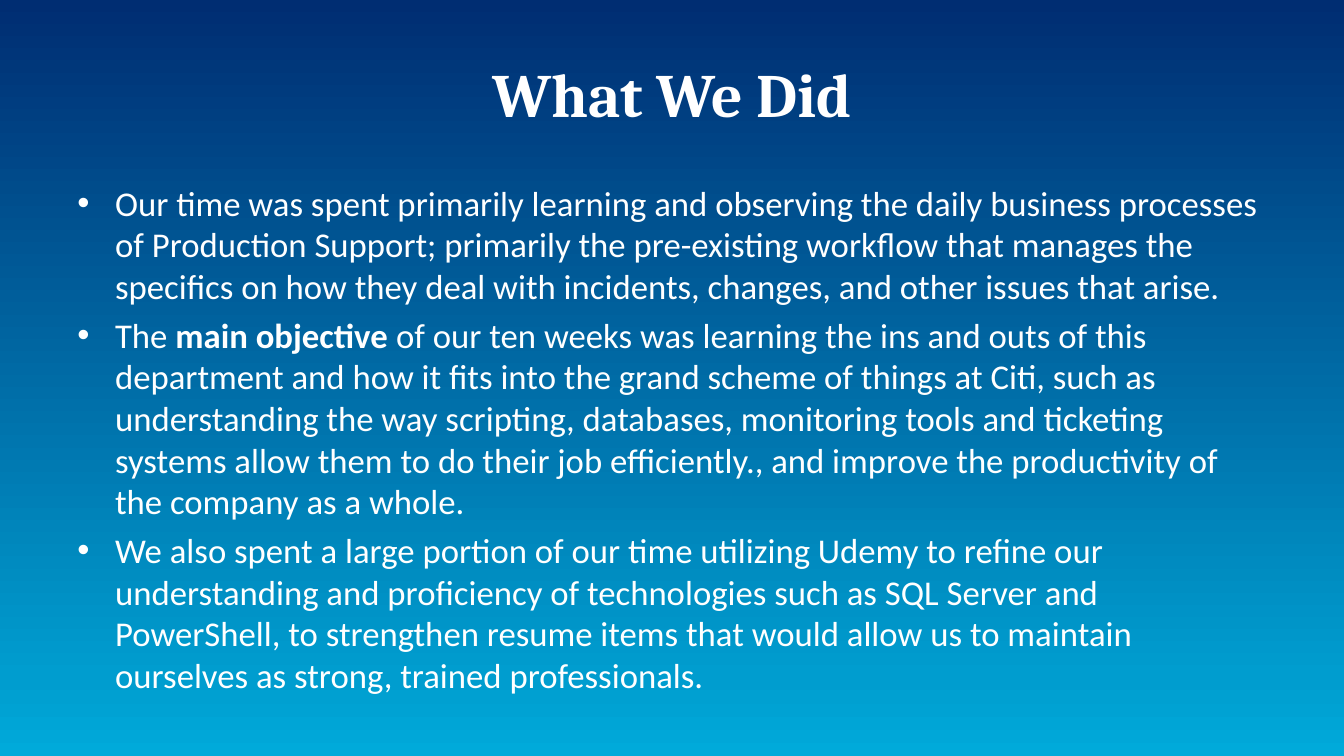
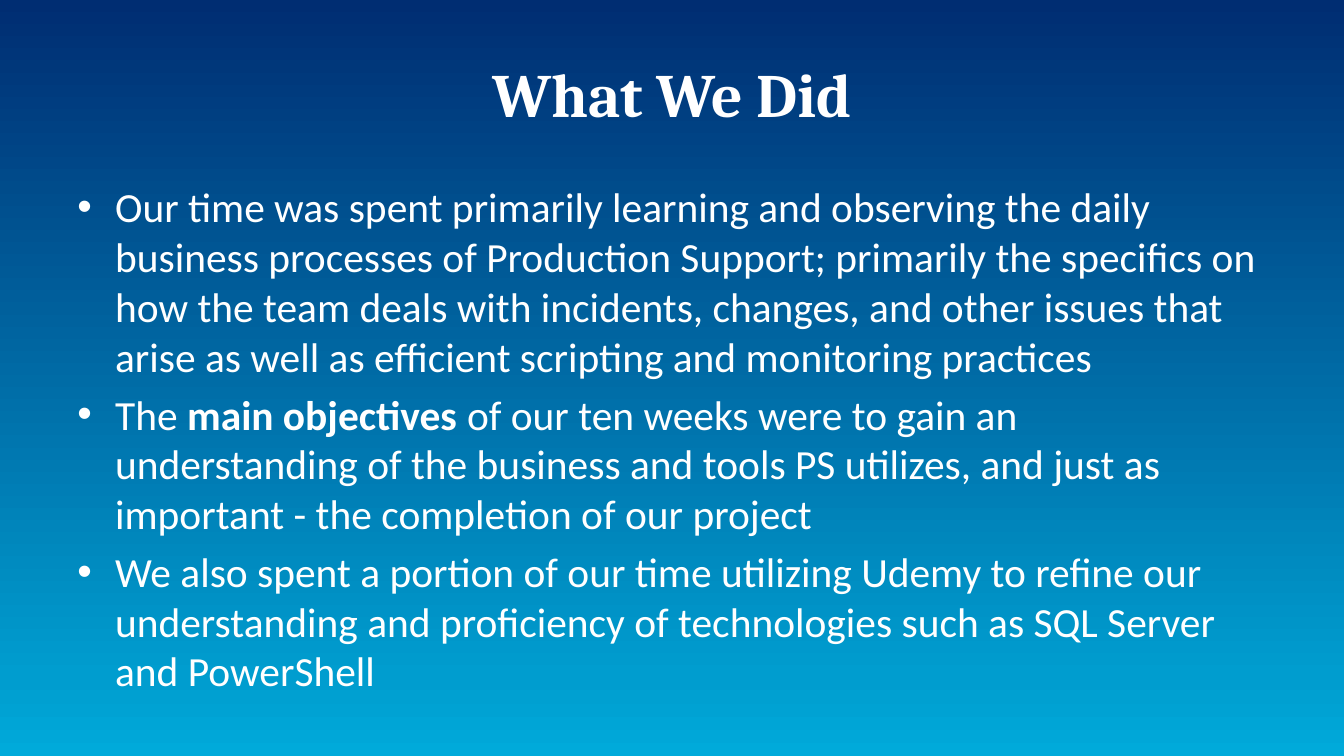
Before and after one commit to AsamiT/selflearn, a slide deck: slide 9 of InternProject.pptx (slide 8 before the commit). Drawn at 1344x756 pixels with LibreOffice and Linux fonts; fonts in the diff are those of the drawing. Boxes give left, top, right and bottom in pixels: in the first picture for what was removed or moved away, otherwise in the second. Text is boxed around its words. In the diff, an @@ line names an element or a change of style, - is before the commit and + after.

```diff
--- a/InternProject.pptx
+++ b/InternProject.pptx
@@ text at [115,193,1256,687]: text changed; size 24.8 to 29.6 pt @@
-• Our time was spent primarily learning and observing the daily business processes of Production Support; primarily the pre-existing workflow that manages the specifics on how they deal with incidents, changes, and other issues that arise.
-• The main objective of our ten weeks was learning the ins and outs of this department and how it fits into the grand scheme of things at Citi, such as understanding the way scripting, databases, monitoring tools and ticketing systems allow them to do their job efficiently., and improve the productivity of the company as a whole.
-• We also spent a large portion of our time utilizing Udemy to refine our understanding and proficiency of technologies such as SQL Server and PowerShell, to strengthen resume items that would allow us to maintain ourselves as strong, trained professionals.
+• Our time was spent primarily learning and observing the daily business processes of Production Support; primarily the specifics on how the team deals with incidents, changes, and other issues that arise as well as efficient scripting and monitoring practices
+• The main objectives of our ten weeks were to gain an understanding of the business and tools PS utilizes, and just as important - the completion of our project
+• We also spent a portion of our time utilizing Udemy to refine our understanding and proficiency of technologies such as SQL Server and PowerShell
```
Also in this commit, not shown: 4 other slides changed, 2 slides added, 1 slide removed.
